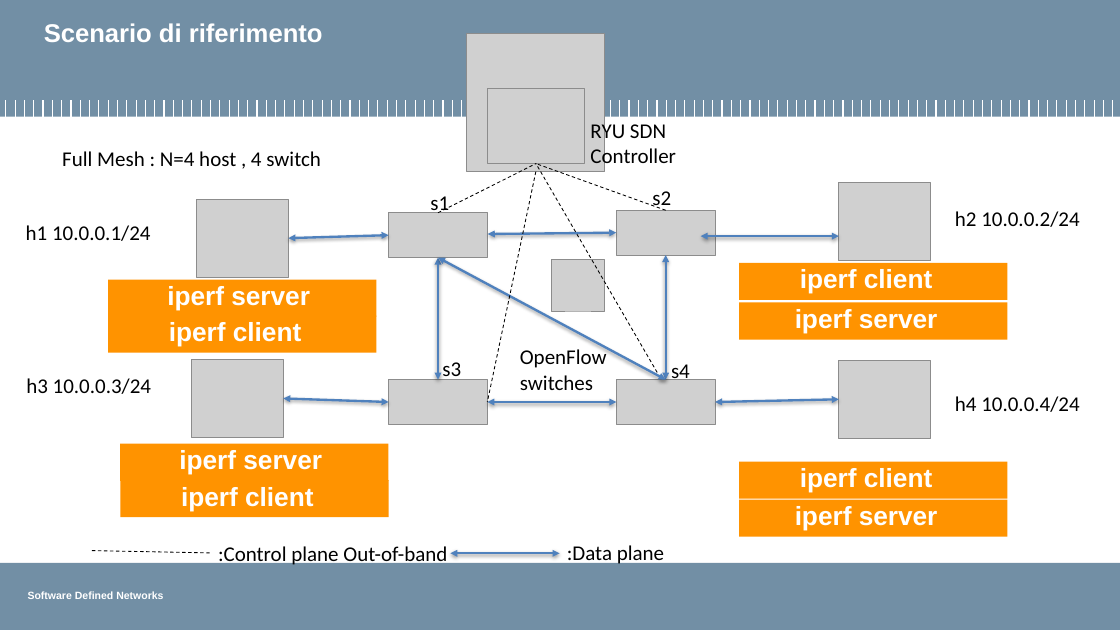
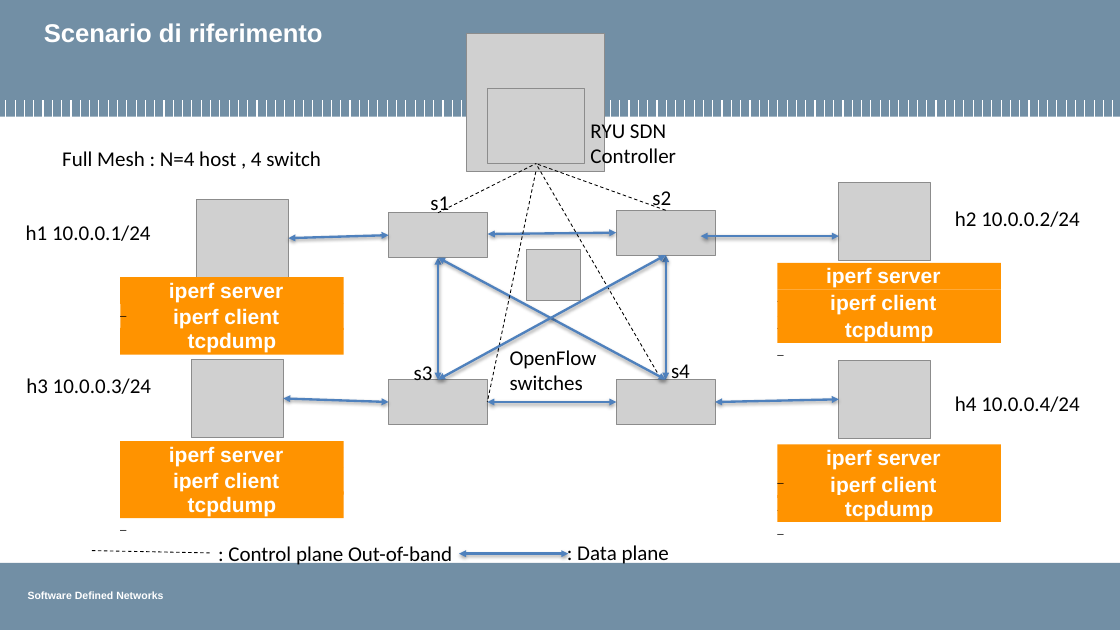
Before and after one commit to pierluigigrossi/progetto-SDN, a slide deck: slide 5 of intermedia8.pptx. Drawn at 1120x630 pixels with LibreOffice and Linux fonts; fonts in the diff are those of the drawing; grey boxes stand for pictures; background and template pictures are left out. Boxes give left, top, right and bottom in pixels: in the first picture for what was removed or moved away, otherwise in the second. Text is boxed around its words. In the diff, an @@ line names an element or a change of style, - is before the commit and + after.

Commit message:
pptx

```diff
--- a/intermedia8.pptx
+++ b/intermedia8.pptx
@@ double arrow added from (665, 255) to (438, 380), #4F81BD 2 pt @@
@@ picture: place and size @@
-picture at <box>551,260,605,311</box>
+picture at <box>527,250,581,301</box>
@@ text in freeform shape at <box>777,263,1001,290</box>: paragraph added @@
+_
@@ freeform shape "iperf server": place and size @@
-freeform shape "iperf server" at <box>739,302,1007,339</box>
+freeform shape "iperf server" at <box>777,263,1001,290</box>
@@ text in freeform shape at <box>826,267,940,288</box>: size 22.4 to 18 pt @@
@@ text in freeform shape at <box>120,277,344,304</box>: paragraph added @@
+_
@@ freeform shape "iperf server": place and size @@
-freeform shape "iperf server" at <box>108,280,376,317</box>
+freeform shape "iperf server" at <box>120,277,344,304</box>
@@ text in freeform shape at <box>169,282,283,302</box>: size 22.4 to 18 pt @@
@@ text in freeform shape at <box>777,290,1001,317</box>: paragraph added @@
+_
@@ freeform shape "iperf client": place and size @@
-freeform shape "iperf client" at <box>739,263,1007,300</box>
+freeform shape "iperf client" at <box>777,290,1001,317</box>
@@ text in freeform shape at <box>830,294,936,315</box>: size 22.4 to 18 pt @@
@@ freeform shape "iperf client": place and size @@
-freeform shape "iperf client" at <box>108,316,376,353</box>
+freeform shape "iperf client" at <box>120,304,344,330</box>
@@ freeform shape "iperf client" at <box>120,304,344,330</box>: size 22.4 to 18 pt @@
@@ freeform shape added at <box>120,328,344,355</box>, fill #FF9300, 18 pt, text #FFFFFF, bold @@
+tcpdump
@@ freeform shape added at <box>777,316,1001,343</box>, fill #FF9300, 18 pt, text #FFFFFF, bold @@
+tcpdump
+_
@@ text "s3": place and size @@
-text "s3" at <box>442,362,461,382</box>
+text "s3" at <box>414,362,433,380</box>
@@ text "OpenFlow switches": place and size @@
-text "OpenFlow switches" at <box>520,347,607,390</box>
+text "OpenFlow switches" at <box>510,350,597,390</box>
@@ text in freeform shape at <box>120,441,344,468</box>: paragraph added @@
+_
@@ freeform shape "iperf server": place and size @@
-freeform shape "iperf server" at <box>120,444,388,481</box>
+freeform shape "iperf server" at <box>120,441,344,468</box>
@@ text in freeform shape at <box>169,446,283,466</box>: size 22.4 to 18 pt @@
@@ text in freeform shape at <box>777,444,1001,471</box>: paragraph added @@
+_
@@ freeform shape "iperf server": place and size @@
-freeform shape "iperf server" at <box>739,500,1007,537</box>
+freeform shape "iperf server" at <box>777,444,1001,471</box>
@@ text in freeform shape at <box>826,449,940,469</box>: size 22.4 to 18 pt @@
@@ text in freeform shape at <box>120,468,344,495</box>: paragraph added @@
+_
@@ freeform shape "iperf client": place and size @@
-freeform shape "iperf client" at <box>120,481,388,518</box>
+freeform shape "iperf client" at <box>120,468,344,495</box>
@@ text in freeform shape at <box>173,472,279,492</box>: size 22.4 to 18 pt @@
@@ text in freeform shape at <box>777,471,1001,498</box>: paragraph added @@
+_
@@ freeform shape "iperf client": place and size @@
-freeform shape "iperf client" at <box>739,461,1007,498</box>
+freeform shape "iperf client" at <box>777,471,1001,498</box>
@@ text in freeform shape at <box>830,476,936,495</box>: size 22.4 to 18 pt @@
@@ freeform shape added at <box>120,492,344,518</box>, fill #FF9300, 18 pt, text #FFFFFF, bold @@
+tcpdump
+_
@@ freeform shape added at <box>777,496,1001,523</box>, fill #FF9300, 18 pt, text #FFFFFF, bold @@
+tcpdump
+_
@@ text at <box>228,546,452,568</box>: spaces changed @@
-:Control plane Out-of-band
+: Control plane Out-of-band
@@ double arrow moved from (560, 554) - (450, 554) to (569, 554) - (460, 554) @@
@@ text at <box>577,545,669,566</box>: spaces changed @@
-:Data plane
+: Data plane
```
